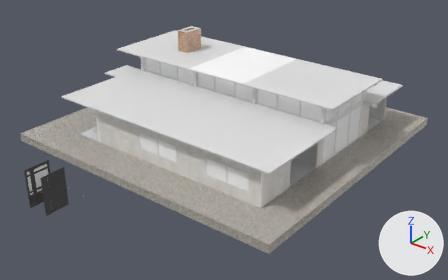
Renders of the Blender file GameClub.blend from each side of a commit.
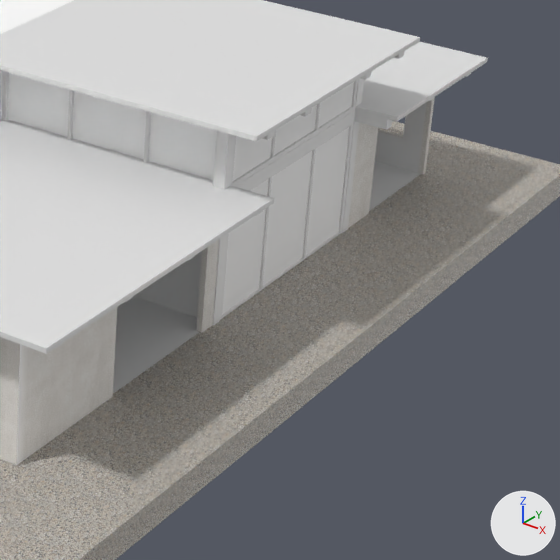
Each version appears first whole from a 50 mm camera at (36.2, -47.7, 28.6) aimed at (1.3, -4.1, 1.5), and next in a close-up on the part from 57% to 95% of the width and 24% to 85% of the height. Lighting does not change. The marker at lower right points along +X, +Y and +Z.

The scene before the commit, as lines of its bpy script (objects in view):
```python
ob_gameclubcolumns = bpy.data.objects.new('GameClubColumns', me_gameclubcolumns)
ob_gameclubcolumns.location = (0.0, 0.0, 0.0)
ob_window_010 = bpy.data.objects.new('Window.010', me_door_002)
ob_window_010.location = (11.04, 1.96, 6.09)
ob_window_014 = bpy.data.objects.new('Window.014', me_door_010)
ob_window_014.location = (7.19, -1.76, 6.09)
ob_window_014.rotation_euler = (0.0, 0.0, 1.571)  # degrees (0, 0, 90)
# also in view: 'Window.017' at (-0.7, 1.8, 7.4); 'Window.012' at (11.0, 2.0, 2.9); 'GameClubWalls' at (-0.5, -0.1, 2.9)
```
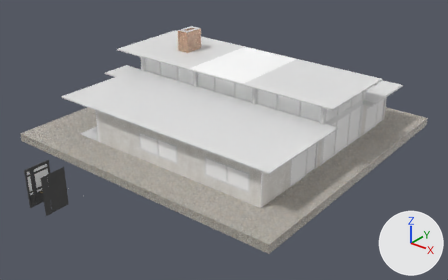
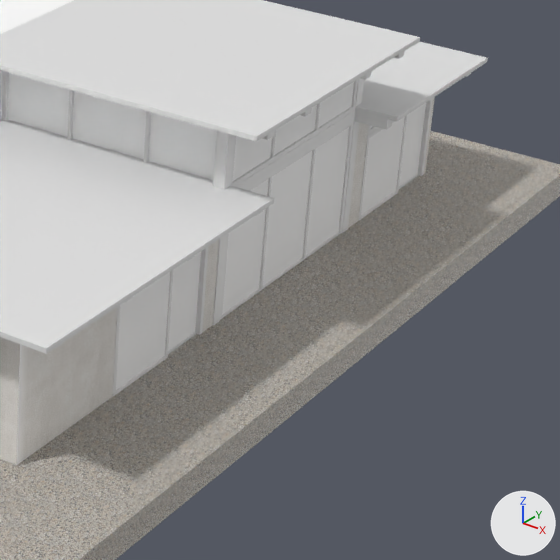
Commit message: Add 2 outer doors

Where the newer file only moved an object's origin or applied its transform, the numbers keep the older frame.

Location of each change, (x1, y1, x2, y2) in pixels of the close-ups (560 x 560 px):
```json
{"object": "MainDoor.001", "change": "added", "after": [113, 246, 209, 396], "faces in mat_windowglass (white #ffffff)": [116, 272, 170, 390], "faces in mat_windowframe (its picture is missing)": [113, 246, 209, 396]}
{"object": "MainDoor.002", "change": "added", "after": [359, 99, 433, 220], "faces in mat_windowglass (white #ffffff)": [361, 117, 405, 215], "faces in mat_windowframe (its picture is missing)": [359, 99, 433, 220]}
{"object": "SlideDoor.001", "change": "added", "after": [168, 252, 201, 352], "faces in mat_windowglass (white #ffffff)": [168, 252, 201, 351]}
{"object": "SlideDoor.002", "change": "added", "after": [399, 103, 426, 188], "faces in mat_windowglass (white #ffffff)": [399, 103, 426, 186]}
```

Scene script edits in JSON lines:
```json
{"op": "add", "block": "me_slidedoor_004", "code": ["me_slidedoor_004 = bpy.data.meshes.new('SlideDoor.004')", "me_slidedoor_004.from_pydata([(0.04, 0.75, -1.32), (0.04, 2.43, -1.32), (0.01, 2.43, -1.32), (0.01, 0.75, -1.32), (0.01, 2.43, 1.39), (0.01, 0.75, 1.39), (0.04, 0.75, 1.39), (0.04, 2.43, 1.39), (0.04, 0.7, -1.38), (0.04, 2.48, -1.38), (0.01, 2.48, -1.38), (0.01, 0.7, -1.38), (0.01, 2.48, 1.44), (0.01, 0.7, 1.44), (0.04, 0.7, 1.44), (0.04, 2.48, 1.44)], [], [(1, 7, 6, 0), (3, 5, 4, 2), (9, 10, 12, 15), (15, 12, 13, 14), (14, 13, 11, 8), (8, 11, 10, 9), (1, 0, 8, 9), (3, 2, 10, 11), (4, 5, 13, 12), (6, 7, 15, 14), (7, 1, 9, 15), (0, 6, 14, 8), (5, 3, 11, 13), (2, 4, 12, 10)])", "for i in [0, 1]: me_slidedoor_004.polygons[i].material_index = 1", "me_slidedoor_004.materials.append(mat_windowframe)  # its picture is missing", "me_slidedoor_004.materials.append(mat_windowglass)  # white #ffffff"]}
{"op": "add", "block": "me_door_005", "code": ["me_door_005 = bpy.data.meshes.new('Door.005')", "me_door_005.from_pydata(...)  # 75 vertices, 57 faces; spans x -0.08..0.1, y -2.81..1.75, z -1.44..1.44", "# faces by material slot: [55, 2]", "me_door_005.materials.append(mat_windowframe)  # its picture is missing", "me_door_005.materials.append(mat_windowglass)  # white #ffffff"]}
{"op": "add", "block": "ob_slidedoor_002", "code": ["ob_slidedoor_002 = bpy.data.objects.new('SlideDoor.002', me_slidedoor_004)", "ob_slidedoor_002.location = (11.02, 11.87, 2.44)", "ob_slidedoor_002.rotation_euler = (0.0, 0.0, 3.142)  # degrees (0, 0, 180)"]}
{"op": "add", "block": "ob_maindoor_002", "code": ["ob_maindoor_002 = bpy.data.objects.new('MainDoor.002', me_door_005)", "ob_maindoor_002.location = (11.05, 9.53, 2.5)"]}
{"op": "add", "block": "ob_slidedoor_001", "code": ["ob_slidedoor_001 = bpy.data.objects.new('SlideDoor.001', me_slidedoor_004)", "ob_slidedoor_001.location = (11.02, -2.06, 2.44)", "ob_slidedoor_001.rotation_euler = (0.0, 0.0, 3.142)  # degrees (0, 0, 180)"]}
{"op": "add", "block": "ob_maindoor_001", "code": ["ob_maindoor_001 = bpy.data.objects.new('MainDoor.001', me_door_005)", "ob_maindoor_001.location = (11.05, -4.4, 2.5)"]}
```
